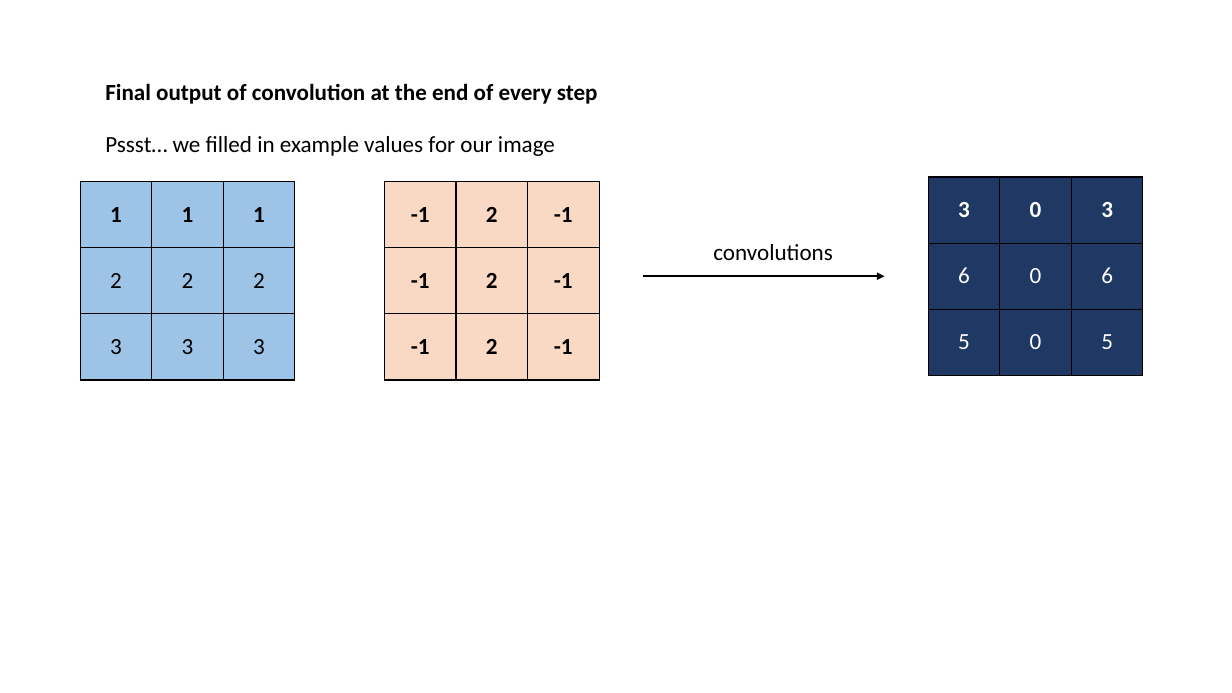
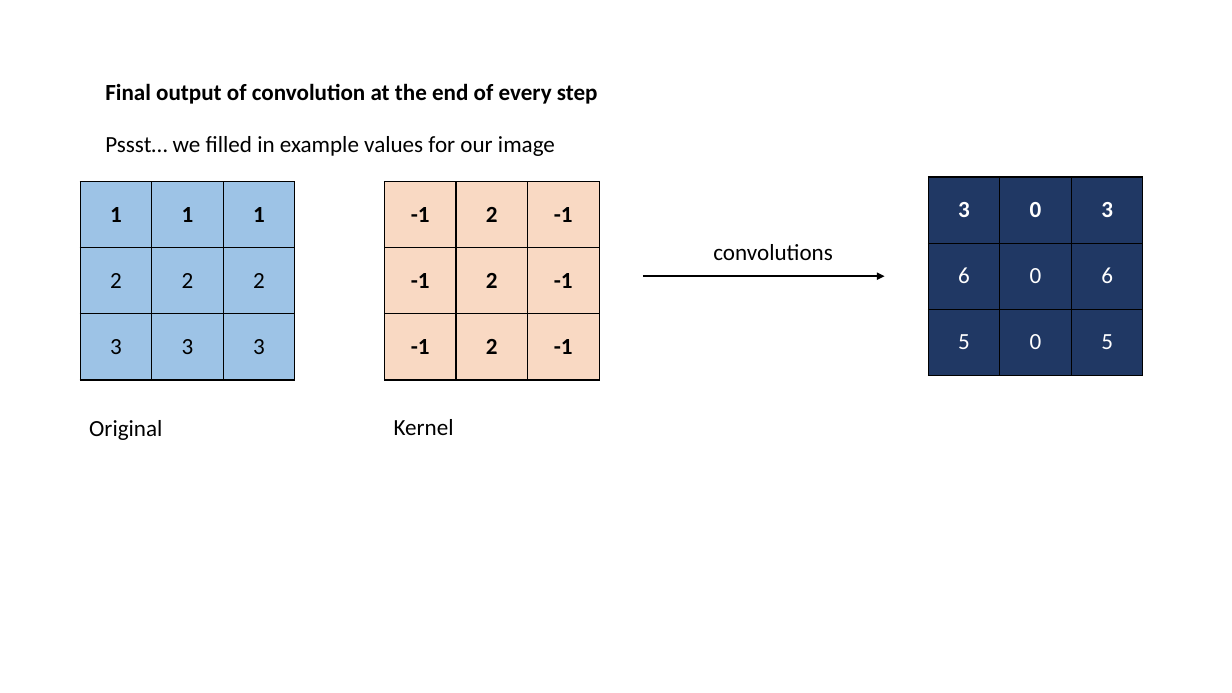
Before and after one commit to in-tandem/real_world_use_cases_1, a slide deck: slide 9 of images_playground/Convolution.pptx. Drawn at 1232x693 pixels with LibreOffice and Linux fonts; fonts in the diff are those of the drawing. Boxes give left, top, right and bottom in pixels: in the first picture for what was removed or moved away, otherwise in the second. Text is boxed around its words. In the diff, an @@ line names an element or a change of style, - is before the commit and + after.

```diff
--- a/images_playground/Convolution.pptx
+++ b/images_playground/Convolution.pptx
@@ text added at bbox=[394, 419, 454, 435], 18 pt, text #000000 @@
+Kernel
@@ text added at bbox=[89, 420, 162, 440], 18 pt, text #000000 @@
+Original
```
Also in this commit, not shown: 3 other slides changed, 1 slide added, 1 other file.
